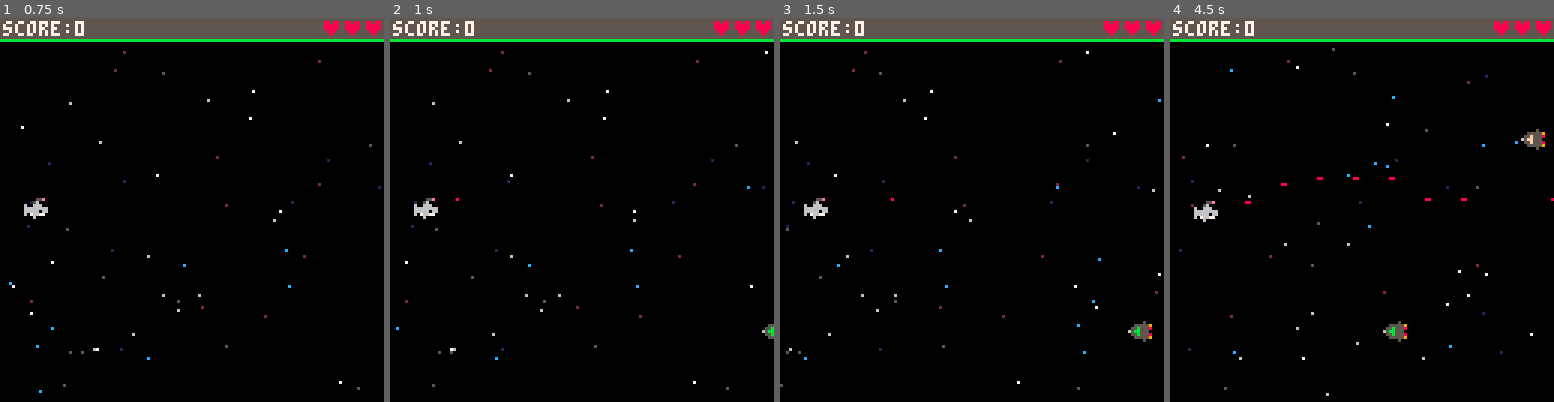
Above: before the commit, frames 1-4 (left to right).
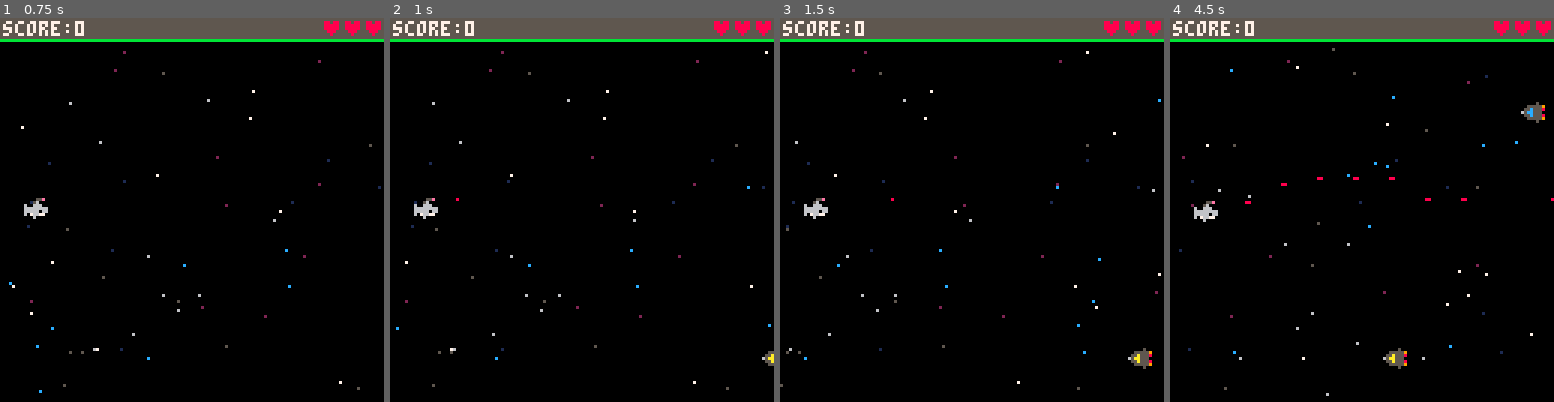
Above: after the commit, the same moments.

Repository: a2/shark-wars
Game: PICO-8 cartridge shark.p8
Same seed, same stepped clock (60 frames per second), same inputs: the game is played once before the commit and once after it.
Inputs:
- Up to frame 1 (0.75 s): tap X (X key) at 0.33 s; tap O (Z key) at 0.7 s
- Up to frame 2 (1 s): no input
- Up to frame 3 (1.5 s): tap X (X key) at 1.07 s
- Up to frame 4 (4.5 s): tap O (Z key) every 0.4 s from 1.7 to 4.1 s; tap X (X key) at 1.85, 2.97, 4.08 s; hold Up 2.15-2.42 s; hold Down 3.63-3.97 s

Frame 1 is identical in both runs. In frame 2, 0.2% of the frame differs, in the area x 96-100%, y 79-91%; in frame 3, 0.4%; in frame 4, 0.9%, in the area x 55-98%, y 21-92%.

Commit message:
Simplify enemy colors

Diff:
--- a/shark.p8
+++ b/shark.p8
@@ -416,10 +416,8 @@
       local spawn_every=3--derive some formula?
       local duration=now-self.last_spawn
       if duration>spawn_every then
-        --10 to 15 but not 13
-        local c=rndb(10,14)
-        if (c>=13) c+=1
-        make_enemy(128,rndb(mode.min_y,mode.max_y-8),c)
+        local colors={10,11,12,14,15}
+        make_enemy(128,rndb(mode.min_y,mode.max_y-8),colors[rndb(1,#colors)])
         self.last_spawn=now
       end
     end
